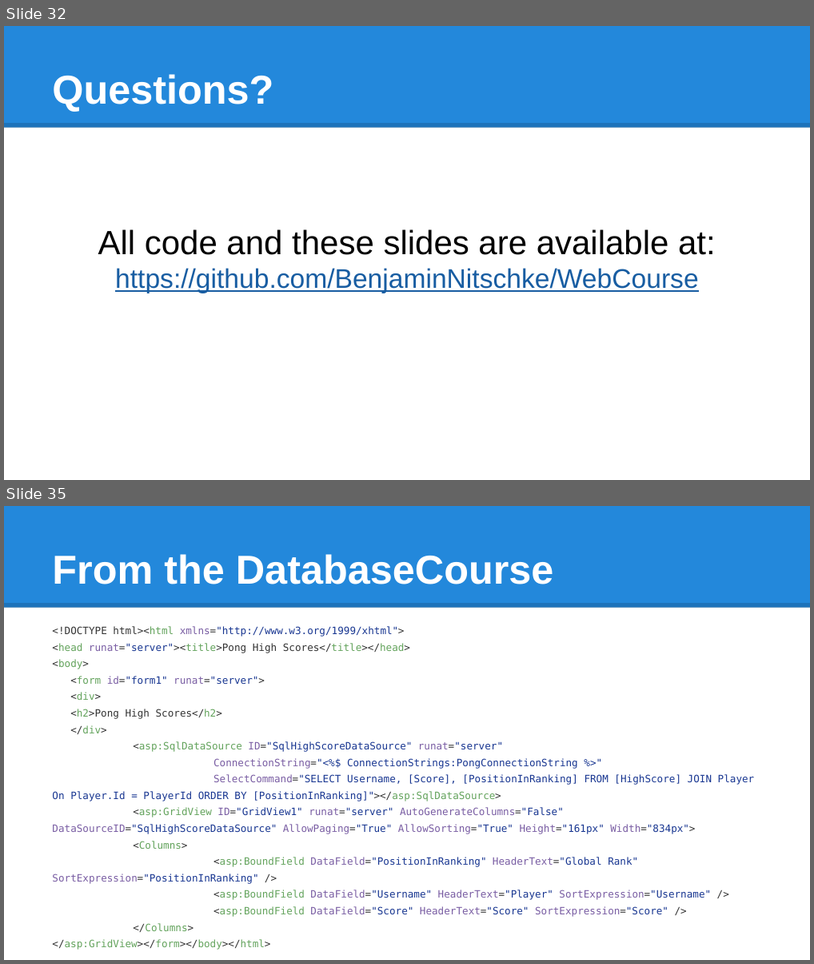
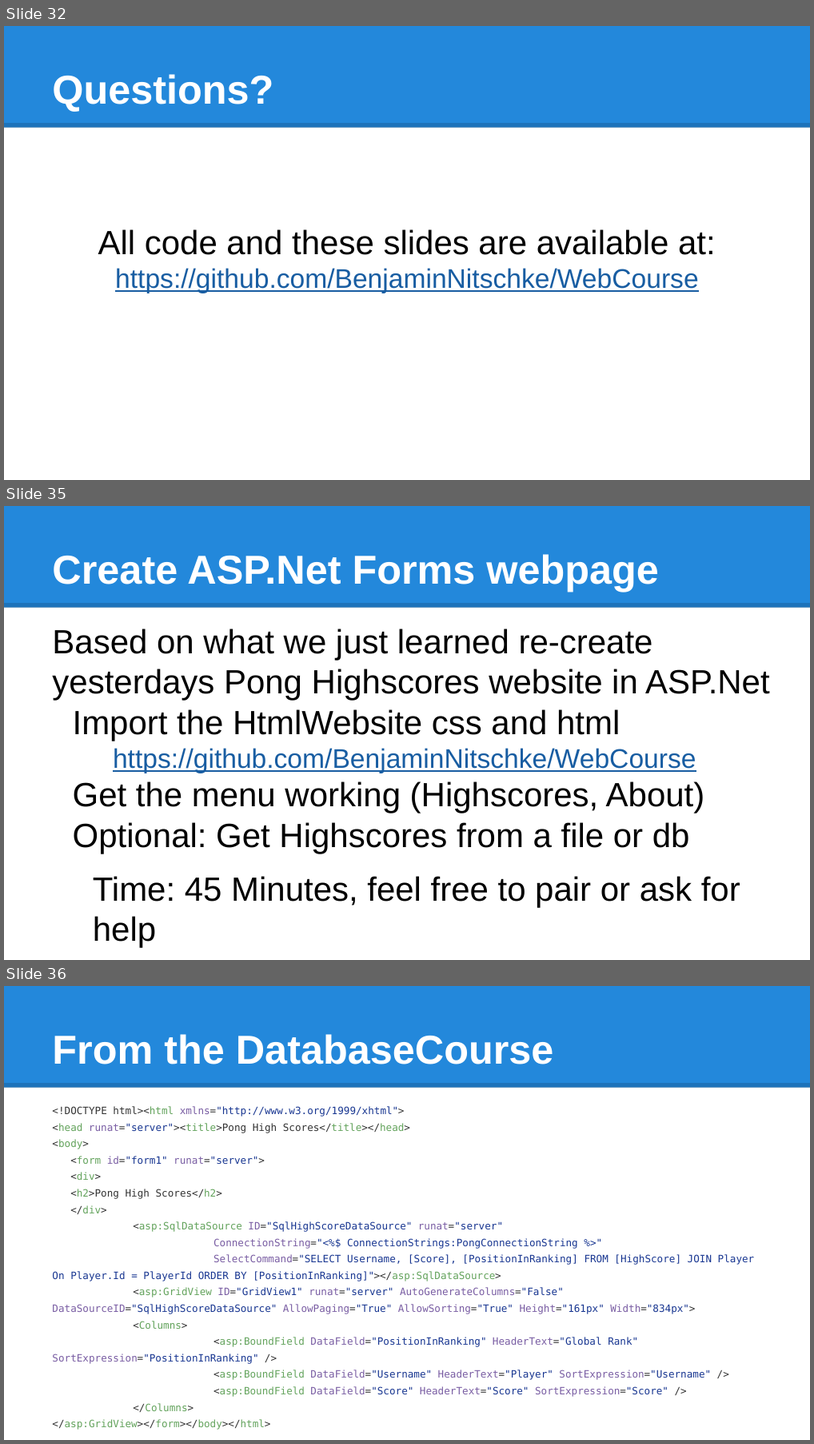
Before and after one commit to BenjaminNitschke/WebCourse, a slide deck: Web Course Games Academy January 2016.pptx. Shown one above the other, each under a label of ours: slides 32 and 35 before the commit, slides 32, 35 and 36 after it; the slides between them are not shown. The pictures are 814x964 and 814x1444 pixels, drawn with LibreOffice and Linux fonts; fonts in the diff are those of the drawing. Boxes give left, top, right and bottom in pixels: in the first picture for what was removed or moved away, otherwise in the second. Text is boxed around its words. In the diff, an @@ line names an element or a change of style, - is before the commit and + after.

Commit message:
Final commit with TypeScript Website and Server
Using a lot more Client side JavaScript code generated from TypeScript
and TypeScript on Node.js web server, plus more advanced topics
discussed in the slides.

```diff
--- a/Web Course Games Academy January 2016.pptx
+++ b/Web Course Games Academy January 2016.pptx
@@ slide 35 added at bbox=[4, 506, 810, 960], background #FFFFFF; not listed: 2 template elements that a slide beside it also shows @@
@@ title added at bbox=[52, 554, 658, 591], 36 pt, text #FFFFFF, bold @@
+Create ASP.Net Forms webpage
@@ text added at bbox=[52, 628, 770, 948], 30 pt, text #000000 @@
+Based on what we just learned re-create yesterdays Pong Highscores website in ASP.Net
+Import the HtmlWebsite css and html
+  https://github.com/BenjaminNitschke/WebCourse
+Get the menu working (Highscores, About)
+Optional: Get Highscores from a file or db
+Time: 45 Minutes, feel free to pair or ask for help
@@ what was slide 35 is now slide 36 @@
```
Also in this commit, not shown: 2 slides changed, 10 other slides added, 22 other files.
